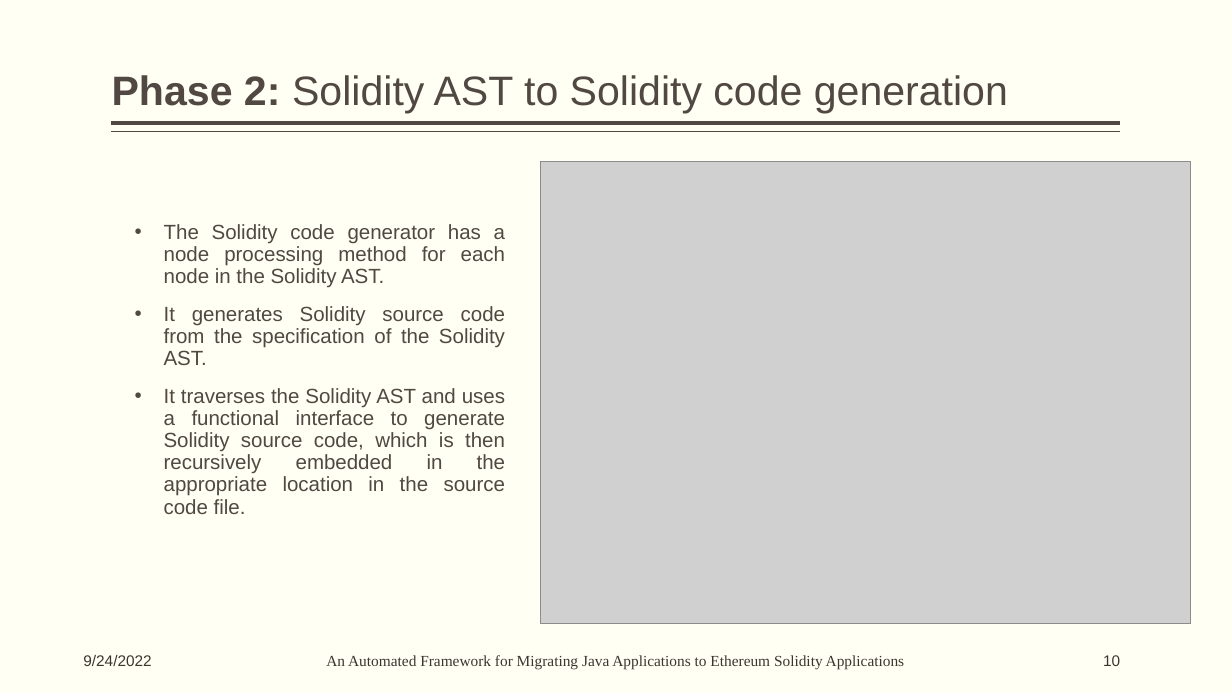
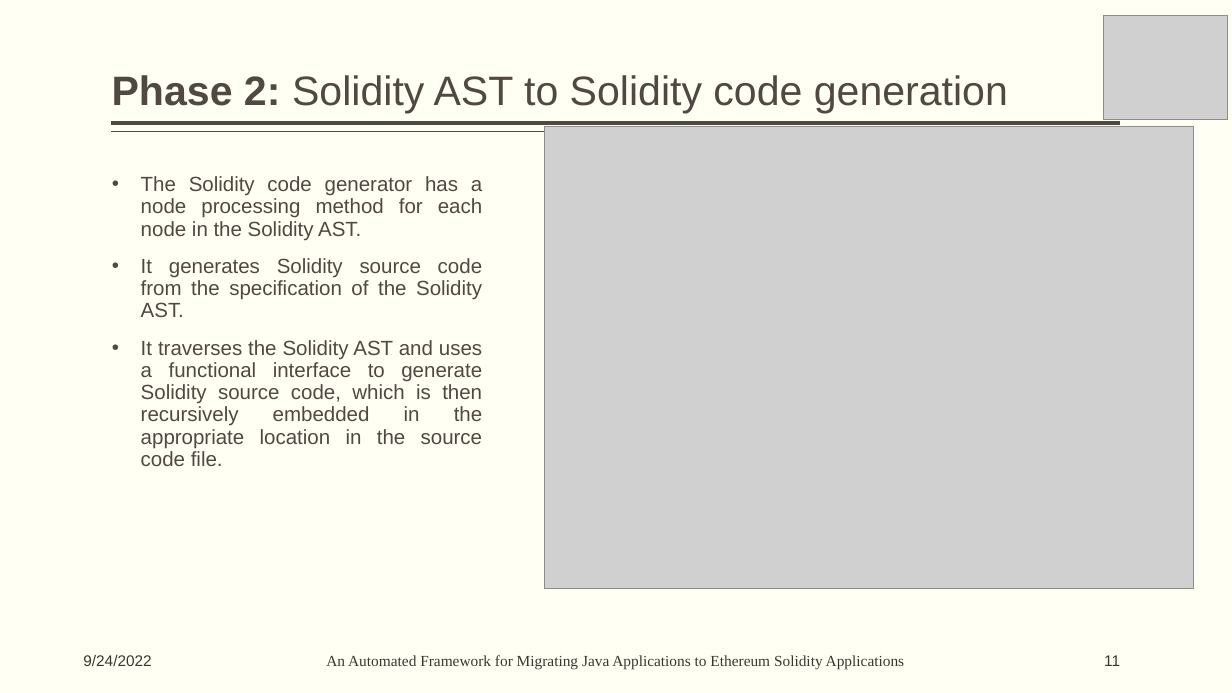
Before and after one commit to sanketshirsath226/College-Practical, a slide deck: slide 11 of Seminar/Seminar_Presentations.pptx (slide 10 before the commit). Drawn at 1232x693 pixels with LibreOffice and Linux fonts; fonts in the diff are those of the drawing; grey boxes stand for pictures. Boxes give left, top, right and bottom in pixels: in the first picture for what was removed or moved away, otherwise in the second. Text is boxed around its words. In the diff, an @@ line names an element or a change of style, - is before the commit and + after.

```diff
--- a/Seminar/Seminar_Presentations.pptx
+++ b/Seminar/Seminar_Presentations.pptx
@@ picture added at (1104, 15, 1228, 119) @@
@@ picture: place and size @@
-picture at (541, 162, 1190, 624)
+picture at (544, 127, 1194, 589)
@@ text "The Solidity code generator has ...": place and size @@
-text "The Solidity code generator has ..." at (164, 224, 505, 514)
+text "The Solidity code generator has ..." at (141, 176, 482, 466)
@@ page number at (1104, 655, 1120, 666): text changed @@
-10
+11
```
Also in this commit, not shown: 11 other slides changed, 2 slides added, 1 slide removed, 2 other files.
